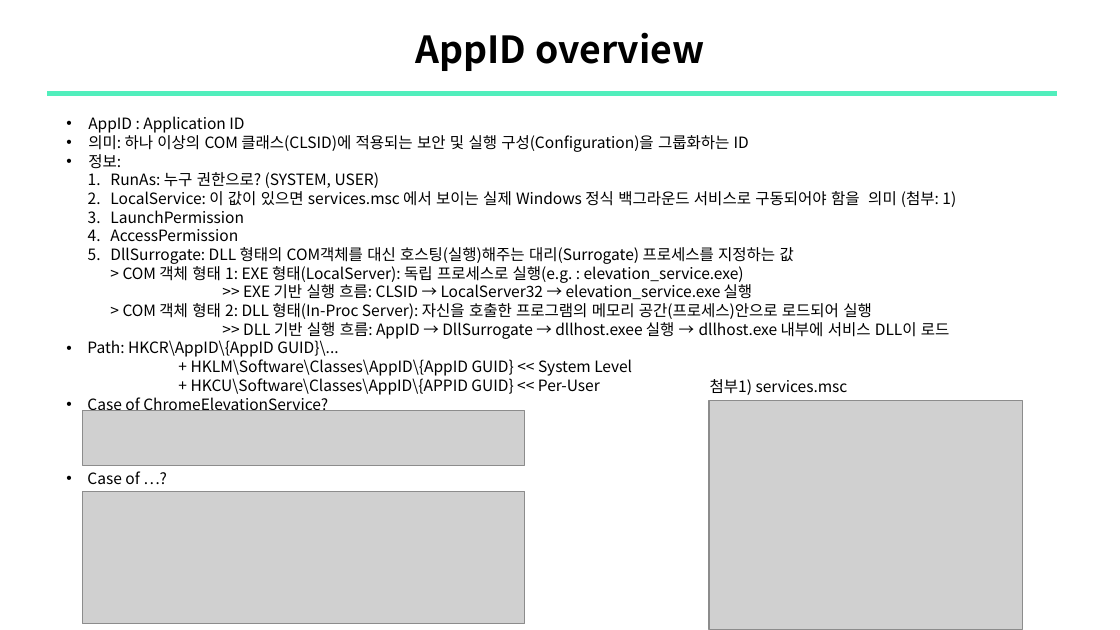
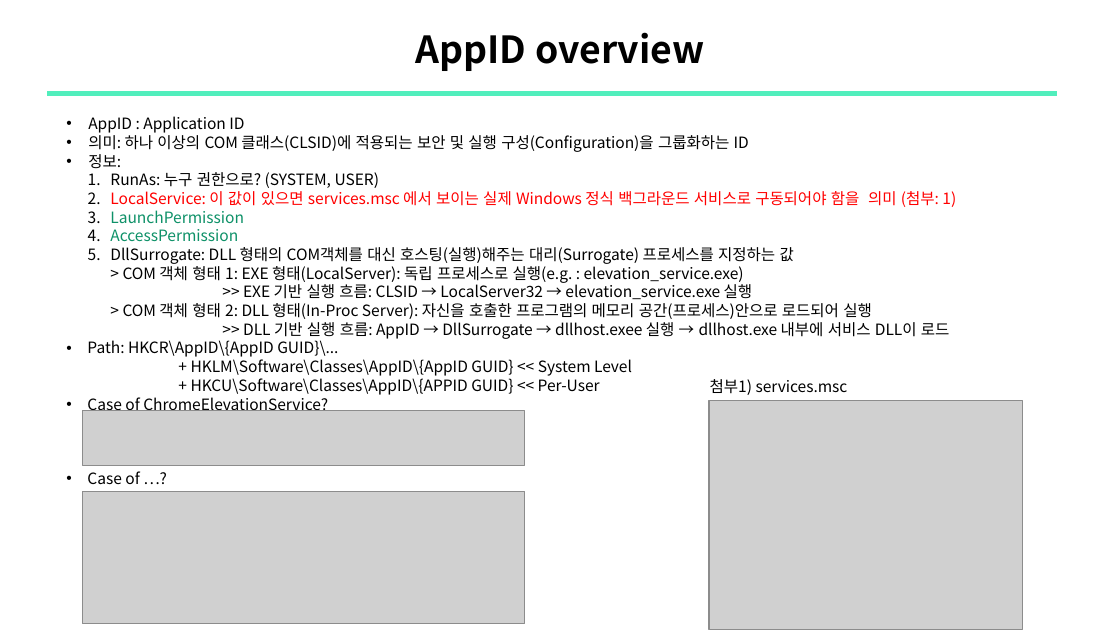
Before and after one commit to sewonpark292/SSL-Seminar, a slide deck: slide 12 of 16_COMrade_ABE_Analysis.pptx. Drawn at 1120x630 pixels with LibreOffice and Linux fonts; fonts in the diff are those of the drawing; grey boxes stand for pictures. Boxes give left, top, right and bottom in pixels: in the first picture for what was removed or moved away, otherwise in the second. Text is boxed around its words. In the diff, an @@ line names an element or a change of style, - is before the commit and + after.

```diff
--- a/16_COMrade_ABE_Analysis.pptx
+++ b/16_COMrade_ABE_Analysis.pptx
@@ text at (x1=110, y1=191, x2=956, y2=241): text colour #000000 to #FF0000 in "LocalService: 이 값이 있으면 services.msc 에서 보이는 ..."; text colour #000000 to #0E9168 in "LaunchPermission", "AccessPermission" @@
```
Also in this commit, not shown: 6 other slides changed, 4 slides added.
